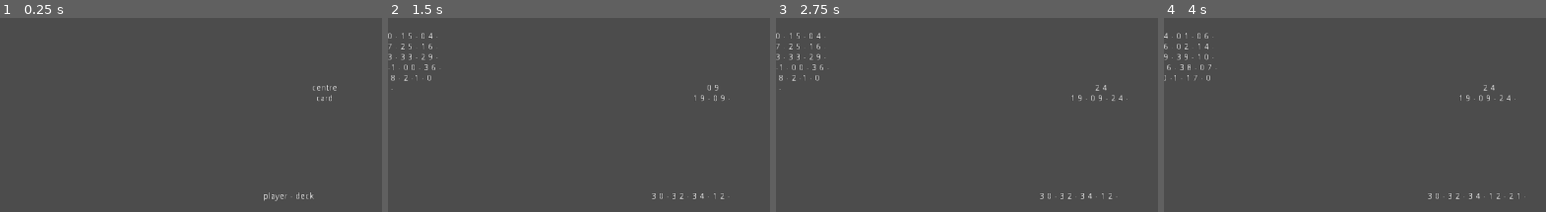
Above: before the commit, frames 1-4 (left to right).
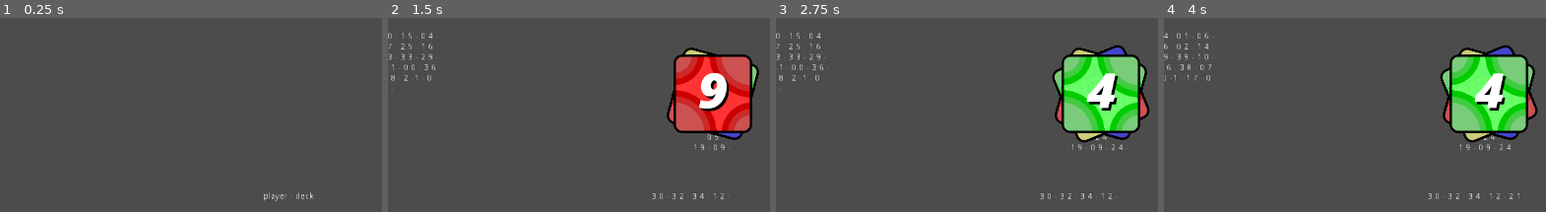
Above: after the commit, the same moments.

Repository: ravi-kiran-svs/uno-men
Game: Godot game, scene res://Scenes/TestScenes/TestGame.tscn
Same seed, same stepped clock (60 frames per second), same inputs: the game is played once before the commit and once after it.
Inputs:
- Up to frame 1 (0.25 s): no input
- Up to frame 2 (1.5 s): click "Start" at 0.5 s; click "Send" at 1.25 s
- Up to frame 3 (2.75 s): click "Play Turn" at 2 s
- Up to frame 4 (4 s): click "Request" at 2.75 s; click "Play Turn" at 3.5 s
The pictures show only the part of the screen within x 9-59%, y 37-87%; the shares and areas given below are measured in that part.

The runs differ from the first frame. In frame 1, 0.1% of the frame differs, in the area x 81-89%, y 34-43%; in frame 2, 9.1%; in frame 3, 10%, in the area x 72-98%, y 13-69%; in frame 4, 10%.

Commit message:
Centre Deck Views
CardViews are arranged in the centre deck.

Diff:
--- a/Nodes/CardView.tscn
+++ b/Nodes/CardView.tscn
@@ -100,10 +100,14 @@
 } ]
 
 [node name="CardView" type="Control"]
-anchor_right = 1.0
-anchor_bottom = 1.0
-margin_right = -1152.0
-margin_bottom = -592.0
+anchor_left = 0.5
+anchor_top = 0.5
+anchor_right = 0.5
+anchor_bottom = 0.5
+margin_left = -64.0
+margin_top = -64.0
+margin_right = 64.0
+margin_bottom = 64.0
 script = ExtResource( 1 )
 
 [node name="BG" type="AnimatedSprite" parent="."]
--- a/Scenes/TestScenes/TestGame.tscn
+++ b/Scenes/TestScenes/TestGame.tscn
@@ -6,6 +6,7 @@
 [ext_resource path="res://Scripts/Decks/BotDeck.gd" type="Script" id=4]
 [ext_resource path="res://Scripts/DeckService/DeckService.gd" type="Script" id=5]
 [ext_resource path="res://Scripts/GameService/GameService.gd" type="Script" id=6]
+[ext_resource path="res://Nodes/CardView.tscn" type="PackedScene" id=7]
 
 [node name="TestGame" type="Control"]
 anchor_right = 1.0
@@ -52,25 +53,68 @@
 autowrap = true
 
 [node name="CentreDeck" type="Control" parent="DeckService"]
+visible = false
 anchor_left = 0.5
 anchor_top = 0.5
 anchor_right = 0.5
 anchor_bottom = 0.5
-margin_left = -50.0
-margin_top = -50.0
-margin_right = 50.0
-margin_bottom = 50.0
 mouse_filter = 2
 script = ExtResource( 2 )
 
-[node name="Label" type="Label" parent="DeckService/CentreDeck"]
-anchor_right = 1.0
-anchor_bottom = 1.0
+[node name="DebugLabel" type="Label" parent="DeckService/CentreDeck"]
+anchor_left = 0.5
+anchor_right = 0.5
+margin_left = -64.0
+margin_top = 64.0
+margin_right = 64.0
+margin_bottom = 96.0
 text = "centre
 card"
 align = 1
 valign = 1
 autowrap = true
+
+[node name="DeckCards" type="Control" parent="DeckService/CentreDeck"]
+anchor_left = 0.5
+anchor_top = 0.5
+anchor_right = 0.5
+anchor_bottom = 0.5
+margin_left = -20.0
+margin_top = -20.0
+margin_right = 20.0
+margin_bottom = 20.0
+
+[node name="DeckCard1" parent="DeckService/CentreDeck/DeckCards" instance=ExtResource( 7 )]
+rect_rotation = -75.0
+rect_pivot_offset = Vector2( 64, 64 )
+
+[node name="BG" parent="DeckService/CentreDeck/DeckCards/DeckCard1" index="0"]
+frame = 4
+
+[node name="FG" parent="DeckService/CentreDeck/DeckCards/DeckCard1" index="1"]
+visible = false
+
+[node name="DeckCard2" parent="DeckService/CentreDeck/DeckCards" instance=ExtResource( 7 )]
+rect_rotation = 157.5
+rect_pivot_offset = Vector2( 64, 64 )
+
+[node name="BG" parent="DeckService/CentreDeck/DeckCards/DeckCard2" index="0"]
+frame = 4
+
+[node name="FG" parent="DeckService/CentreDeck/DeckCards/DeckCard2" index="1"]
+visible = false
+
+[node name="DeckCard3" parent="DeckService/CentreDeck/DeckCards" instance=ExtResource( 7 )]
+rect_rotation = 225.0
+rect_pivot_offset = Vector2( 64, 64 )
+
+[node name="BG" parent="DeckService/CentreDeck/DeckCards/DeckCard3" index="0"]
+frame = 4
+
+[node name="FG" parent="DeckService/CentreDeck/DeckCards/DeckCard3" index="1"]
+visible = false
+
+[node name="TopCard" parent="DeckService/CentreDeck" instance=ExtResource( 7 )]
 
 [node name="PlayerDeck" type="Control" parent="DeckService"]
 anchor_left = 0.5
@@ -130,6 +174,7 @@
 text = "Play Turn"
 
 [connection signal="GameStart" from="GameService" to="DeckService" method="_onGameStart"]
+[connection signal="GameStart" from="GameService" to="DeckService/CentreDeck" method="_onGameStart"]
 [connection signal="TurnEnd" from="GameService" to="DeckService/PlayerDeck" method="_on_TurnEnd"]
 [connection signal="TurnEnd" from="GameService" to="DeckService/BotDeck" method="_on_TurnEnd"]
 [connection signal="TurnStart" from="GameService" to="DeckService/PlayerDeck" method="_on_TurnStart"]
@@ -140,3 +185,7 @@
 [connection signal="pressed" from="DeckService/PlayerDeck/RequestCard" to="DeckService/PlayerDeck" method="_on_RequestCard_pressed"]
 [connection signal="PlayerTurnEnd" from="DeckService/BotDeck" to="GameService" method="_on_PlayerTurnEnd"]
 [connection signal="pressed" from="DeckService/BotDeck/SomethingButton" to="DeckService/BotDeck" method="_on_SomethingButton_pressed"]
+
+[editable path="DeckService/CentreDeck/DeckCards/DeckCard1"]
+[editable path="DeckService/CentreDeck/DeckCards/DeckCard2"]
+[editable path="DeckService/CentreDeck/DeckCards/DeckCard3"]
--- a/Scripts/Decks/CentreDeck.gd
+++ b/Scripts/Decks/CentreDeck.gd
@@ -1,15 +1,28 @@
 # This class is responsible for the deck of cards in the centre.
 extends Deck
 
-onready var _text = get_node("Label")
+onready var _text = get_node("DebugLabel")
+onready var _topCard = get_node("TopCard")
+onready var _deckCards = get_node("DeckCards")
 
 func _ready():
 	DeckService = get_node("%DeckService")
 
 func updateView():
-	_updateText()
+	_updateCardsView()
+	_updateDebugText()
 
-func _updateText():
+# updates the CardViews in the centre deck
+func _updateCardsView():
+	_topCard.showFront(_cards_list.back())
+
+	var n = _cards_list.size()
+	_deckCards.get_node("DeckCard1").visible = n>=2
+	_deckCards.get_node("DeckCard2").visible = n>=3
+	_deckCards.get_node("DeckCard3").visible = n>=4
+
+# used for debugging purposes.
+func _updateDebugText():
 	_text.text = String(_cards_list.back().colour) + " "
 	_text.text += String(_cards_list.back().num) + "\n"
 
@@ -28,3 +41,6 @@
 		removeCard(card)
 
 	return cards
+
+func _onGameStart():
+	self.visible = true
Binary file changed: Art/Sprites/Cards.png
Not shown: 1 places in Scenes/TestScenes/TestGame.tscn that only renumber resources
